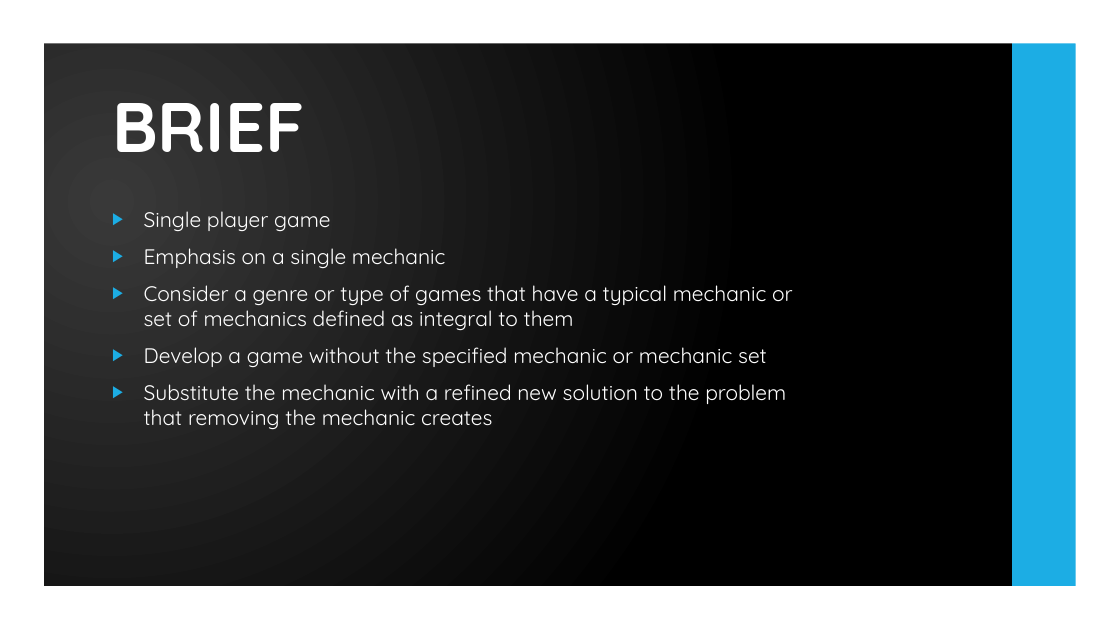
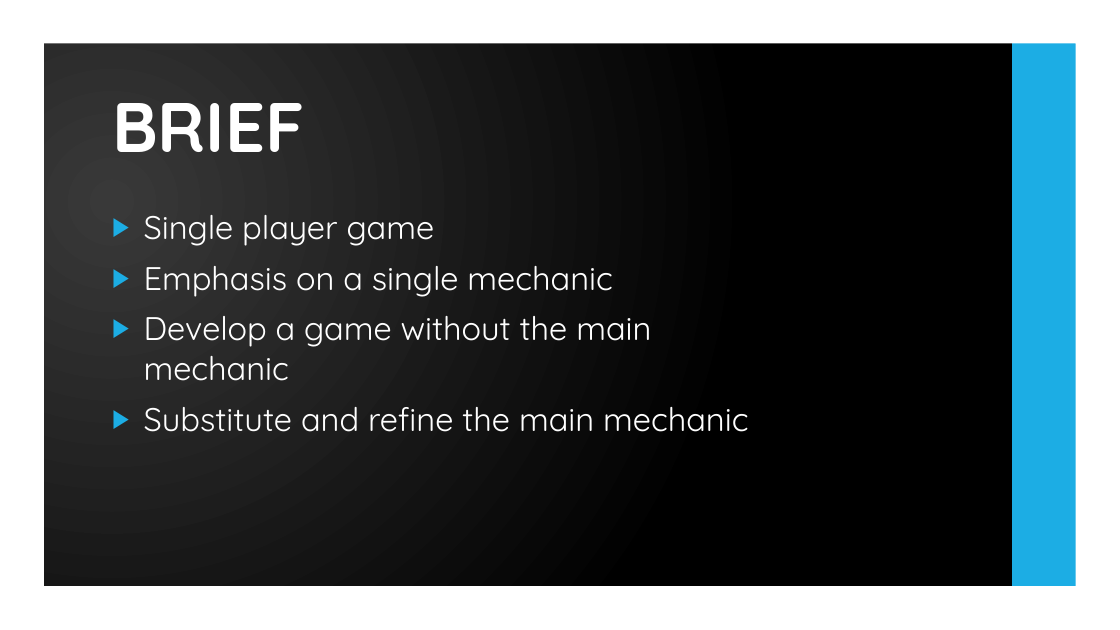
Before and after one commit to UoSGroupProjects1819/mgp-team-7, a slide deck: slide 2 of Demo Presentation/Demo Presentation.pptx. Drawn at 1120x630 pixels with LibreOffice and Linux fonts; fonts in the diff are those of the drawing; background and template pictures are left out. Boxes give left, top, right and bottom in pixels: in the first picture for what was removed or moved away, otherwise in the second. Text is boxed around its words. In the diff, an @@ line names an element or a change of style, - is before the commit and + after.

```diff
--- a/Demo Presentation/Demo Presentation.pptx
+++ b/Demo Presentation/Demo Presentation.pptx
@@ text at box(144, 215, 612, 297): size 18 to 28 pt in "Single player game", "Emphasis on a single mechanic" @@
@@ text at box(144, 316, 748, 432): text changed; size 18 to 28 pt @@
-▶ Consider a genre or type of games that have a typical mechanic or set of mechanics defined as integral to them
-▶ Develop a game without the specified mechanic or mechanic set
-▶ Substitute the mechanic with a refined new solution to the problem that removing the mechanic creates
+▶ Develop a game without the main mechanic
+▶ Substitute and refine the main mechanic
```
Also in this commit, not shown: 3 other slides changed.
